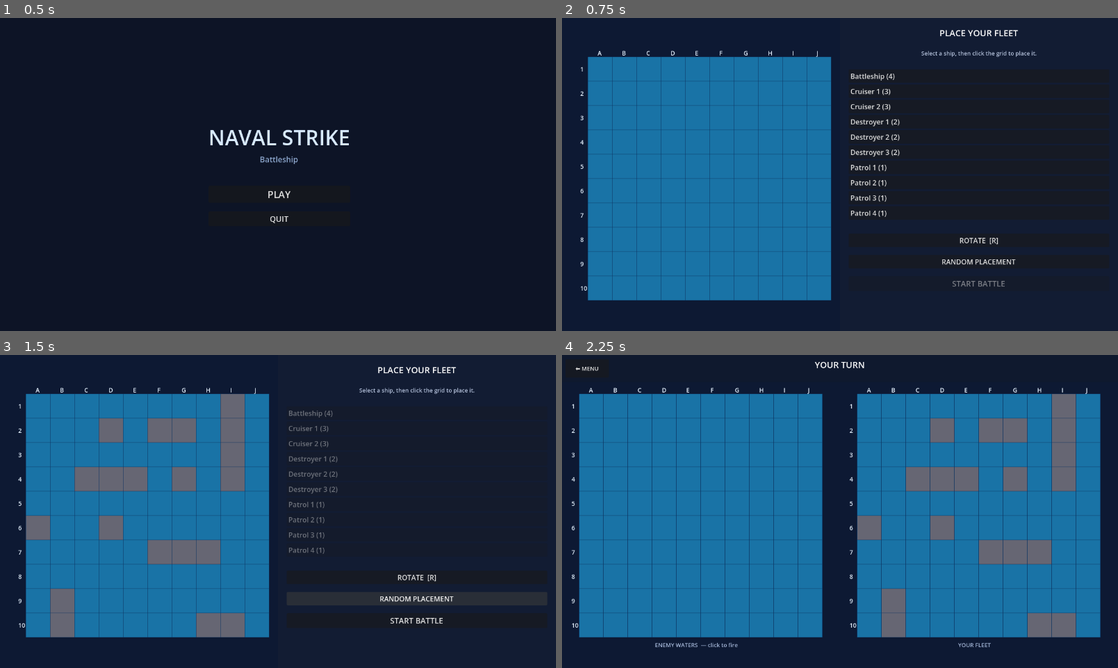
Above: before the commit, frames 1-4 (two rows, left to right).
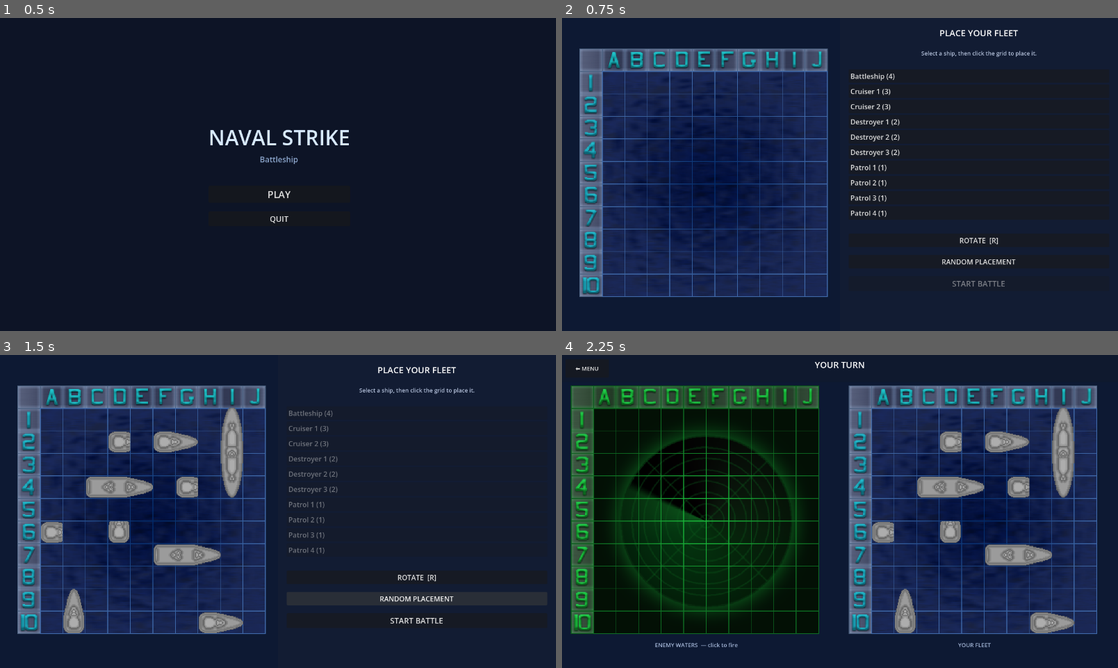
Above: after the commit, the same moments.

Repository: d1pg1/battleship
Game: Godot game, scene res://scenes/main_menu.tscn
The game is run twice, just before and just after one commit, with the same random seed, the same clock (stepped at 60 frames per second) and the same inputs.
Inputs:
- Up to frame 1 (0.5 s): no input
- Up to frame 2 (0.75 s): click "PLAY" at 0.5 s
- Up to frame 3 (1.5 s): click "RANDOM PLACEMENT" at 1.25 s
- Up to frame 4 (2.25 s): click "START BATTLE" at 2 s

Frame 1 is identical in both runs. In frame 2, 36% of the frame differs, in the area x 3-49%, y 9-91%; in frame 3, 35%; in frame 4, 72%, in the area x 1-97%, y 9-91%.

Commit message:
Added textures

Diff:
--- a/scripts/grid_display.gd
+++ b/scripts/grid_display.gd
@@ -5,34 +5,50 @@
 
 @export var interactive: bool = false
 @export var hide_ships: bool = false
-# Whether this display is the enemy grid (gates sunk reveal and turn-based interactivity)
 @export var is_enemy_grid: bool = false
 
 const GRID_SIZE := 10
-const CELL_SIZE := 56.0
-const LABEL_OFFSET := 20.0
+const CELL_SIZE := 52.0
+const LABEL_OFFSET := 52.0
 const GRID_ORIGIN := Vector2(LABEL_OFFSET, LABEL_OFFSET)
+const BOARD_TEXTURE_SIZE := CELL_SIZE * 11.0
+const TOKEN_SIZE := 34.0
 
-const COL_EMPTY   := Color(0.10, 0.45, 0.65, 1.0)
-const COL_SHIP    := Color(0.40, 0.40, 0.45, 1.0)
-const COL_HIT     := Color(0.85, 0.15, 0.10, 1.0)
-const COL_MISS    := Color(0.75, 0.80, 0.85, 0.85)
-const COL_SUNK    := Color(1.00, 0.50, 0.05, 1.0)
-const COL_GRID    := Color(0.05, 0.20, 0.38, 1.0)
-const COL_HOVER   := Color(1.00, 1.00, 1.00, 0.22)
-const COL_GHOST_OK  := Color(0.20, 1.00, 0.30, 0.45)
+const COL_SHIP := Color(0.40, 0.40, 0.45, 1.0)
+const COL_SUNK := Color(1.00, 0.50, 0.05, 1.0)
+const COL_HOVER := Color(1.00, 1.00, 1.00, 0.22)
+const COL_GHOST_OK := Color(0.20, 1.00, 0.30, 0.45)
 const COL_GHOST_BAD := Color(1.00, 0.10, 0.10, 0.45)
-const COL_LABEL   := Color(0.90, 0.95, 1.00, 1.0)
+
+const OCEAN_GRID_TEX := preload("res://assets/Naval Battle Assets/oceangrid_final.png")
+const RADAR_GRID_TEX := preload("res://assets/Naval Battle Assets/radargrid_final.png")
+const SHIP_SHEET_TEX := preload("res://assets/Naval Battle Assets/BattleShipSheet_final.png")
+const TOKENS_TEX := preload("res://assets/Naval Battle Assets/Tokens.png")
+
+const SHIP_REGIONS := {
+	"1_h": Rect2(245, 179, 30, 30),
+	"2_h": Rect2(245, 219, 60, 30),
+	"3_h": Rect2(245, 257, 90, 30),
+	"4_h": Rect2(245, 331, 120, 30),
+	"1_v": Rect2(1, 369, 30, 30),
+	"2_v": Rect2(36, 339, 30, 60),
+	"3_v": Rect2(74, 307, 30, 90),
+	"4_v": Rect2(148, 279, 30, 120),
+}
+
+const TOKEN_MISS_REGION := Rect2(64, 0, 32, 32)
+const TOKEN_HIT_REGION := Rect2(96, 0, 32, 32)
 
 var board_state: BoardState = null
 
 var _hover_cell := Vector2i(-1, -1)
 var _ghost_ship: ShipData = null
 var _revealed_ships: Array[ShipData] = []
-var _font: Font = null
+var _ship_sheet_tex: Texture2D = SHIP_SHEET_TEX
 
 func _ready() -> void:
-	_font = ThemeDB.fallback_font
+	texture_filter = CanvasItem.TEXTURE_FILTER_NEAREST
+	_ship_sheet_tex = _make_transparent_ship_sheet()
 	set_process(interactive)
 
 	GameManager.turn_changed.connect(_on_turn_changed)
@@ -44,69 +60,43 @@
 	if board_state == null:
 		return
 
-	var cols := "ABCDEFGHIJ"
+	var board_tex := RADAR_GRID_TEX if is_enemy_grid else OCEAN_GRID_TEX
+	draw_texture_rect(board_tex, Rect2(Vector2.ZERO, Vector2.ONE * BOARD_TEXTURE_SIZE), false)
 
-	# ── Column labels (A–J) ──────────────────────────────────────────────────
-	for c in range(GRID_SIZE):
-		var x := GRID_ORIGIN.x + c * CELL_SIZE + CELL_SIZE * 0.5
-		draw_string(_font, Vector2(x - 6, LABEL_OFFSET - 4), cols[c],
-				HORIZONTAL_ALIGNMENT_CENTER, -1, 14, COL_LABEL)
+	for data in board_state.ships:
+		if not hide_ships:
+			_draw_ship(data)
 
-	# ── Row labels (1–10) ────────────────────────────────────────────────────
-	for r in range(GRID_SIZE):
-		var y := GRID_ORIGIN.y + r * CELL_SIZE + CELL_SIZE * 0.5 + 5
-		draw_string(_font, Vector2(2, y), str(r + 1),
-				HORIZONTAL_ALIGNMENT_RIGHT, -1, 14, COL_LABEL)
+	for data in _revealed_ships:
+		_draw_ship(data, Color(1.0, 0.78, 0.45, 1.0))
 
-	# ── Cell fills ──────────────────────────────────────────────────────────
 	for row in range(GRID_SIZE):
 		for col in range(GRID_SIZE):
 			var cell := Vector2i(col, row)
 			var rect := Rect2(_cell_to_local(cell), Vector2.ONE * CELL_SIZE)
 			var cell_state: BoardState.Cell = board_state.get_cell(cell)
-			var colour: Color
 			match cell_state:
-				BoardState.Cell.EMPTY:
-					colour = COL_EMPTY
-				BoardState.Cell.SHIP:
-					colour = COL_EMPTY if hide_ships else COL_SHIP
 				BoardState.Cell.HIT:
-					colour = COL_HIT
+					_draw_token(TOKEN_HIT_REGION, rect)
 				BoardState.Cell.MISS:
-					colour = COL_MISS
+					_draw_token(TOKEN_MISS_REGION, rect)
 				_:
-					colour = COL_EMPTY
-			draw_rect(rect, colour, true)
+					pass
 
-	# ── Sunk ship reveal ─────────────────────────────────────────────────────
 	for data in _revealed_ships:
-		for cell in data.cells():
-			var rect := Rect2(_cell_to_local(cell), Vector2.ONE * CELL_SIZE)
-			draw_rect(rect, COL_SUNK, true)
-		# Draw outline around full ship footprint
 		var first_local := _cell_to_local(data.cells()[0])
 		var last_cell := data.cells()[-1]
 		var last_end := _cell_to_local(last_cell) + Vector2.ONE * CELL_SIZE
-		draw_rect(Rect2(first_local, last_end - first_local), Color.WHITE, false, 2.0)
+		draw_rect(Rect2(first_local, last_end - first_local), COL_SUNK, false, 2.0)
 
-	# ── Ghost ship preview ───────────────────────────────────────────────────
 	if _ghost_ship != null:
 		var is_valid := GameManager.can_place(_ghost_ship)
 		var ghost_col := COL_GHOST_OK if is_valid else COL_GHOST_BAD
 		for cell in _ghost_ship.cells():
 			if _in_bounds(cell):
 				draw_rect(Rect2(_cell_to_local(cell), Vector2.ONE * CELL_SIZE), ghost_col, true)
+		_draw_ship(_ghost_ship, Color(1.0, 1.0, 1.0, 0.55))
 
-	# ── Grid lines ───────────────────────────────────────────────────────────
-	for i in range(GRID_SIZE + 1):
-		var x := GRID_ORIGIN.x + i * CELL_SIZE
-		draw_line(Vector2(x, GRID_ORIGIN.y),
-				Vector2(x, GRID_ORIGIN.y + GRID_SIZE * CELL_SIZE), COL_GRID, 1.0)
-		var y := GRID_ORIGIN.y + i * CELL_SIZE
-		draw_line(Vector2(GRID_ORIGIN.x, y),
-				Vector2(GRID_ORIGIN.x + GRID_SIZE * CELL_SIZE, y), COL_GRID, 1.0)
-
-	# ── Hover highlight ──────────────────────────────────────────────────────
 	if interactive and _in_bounds(_hover_cell):
 		if board_state != null and not board_state.is_already_fired(_hover_cell):
 			draw_rect(Rect2(_cell_to_local(_hover_cell), Vector2.ONE * CELL_SIZE), COL_HOVER, true)
@@ -129,16 +119,12 @@
 			if _in_bounds(cell) and board_state != null and not board_state.is_already_fired(cell):
 				cell_tapped.emit(cell)
 
-# ── Public API ───────────────────────────────────────────────────────────────
-
 func refresh() -> void:
 	queue_redraw()
 
 func set_ghost(data: ShipData) -> void:
 	_ghost_ship = data
 	queue_redraw()
-
-# ── Signal handlers ──────────────────────────────────────────────────────────
 
 func _on_turn_changed(new_state: GameManager.State) -> void:
 	if is_enemy_grid:
@@ -159,14 +145,51 @@
 func _on_shot_fired(_cell: Vector2i, _result: Dictionary) -> void:
 	queue_redraw()
 
-# ── Helpers ──────────────────────────────────────────────────────────────────
-
 func _cell_to_local(cell: Vector2i) -> Vector2:
 	return GRID_ORIGIN + Vector2(cell) * CELL_SIZE
 
 func _world_to_cell(world_pos: Vector2) -> Vector2i:
 	var local := to_local(world_pos) - GRID_ORIGIN
-	return Vector2i(int(local.x / CELL_SIZE), int(local.y / CELL_SIZE))
+	return Vector2i(floori(local.x / CELL_SIZE), floori(local.y / CELL_SIZE))
 
 func _in_bounds(cell: Vector2i) -> bool:
 	return cell.x >= 0 and cell.x < GRID_SIZE and cell.y >= 0 and cell.y < GRID_SIZE
+
+func _draw_token(source: Rect2, cell_rect: Rect2) -> void:
+	var offset := (CELL_SIZE - TOKEN_SIZE) * 0.5
+	var dest := Rect2(cell_rect.position + Vector2.ONE * offset, Vector2.ONE * TOKEN_SIZE)
+	draw_texture_rect_region(TOKENS_TEX, dest, source)
+
+func _draw_ship(data: ShipData, tint: Color = Color.WHITE) -> void:
+	var key := "%d_%s" % [data.size, "h" if data.horizontal else "v"]
+	if not SHIP_REGIONS.has(key):
+		for cell in data.cells():
+			if _in_bounds(cell):
+				draw_rect(Rect2(_cell_to_local(cell), Vector2.ONE * CELL_SIZE), COL_SHIP, true)
+		return
+
+	var dest_size := Vector2(
+			CELL_SIZE * (data.size if data.horizontal else 1),
+			CELL_SIZE * (1 if data.horizontal else data.size))
+	var dest := Rect2(_cell_to_local(data.origin), dest_size)
+	draw_texture_rect_region(_ship_sheet_tex, dest, SHIP_REGIONS[key], tint)
+
+func _make_transparent_ship_sheet() -> Texture2D:
+	var image := SHIP_SHEET_TEX.get_image()
+	if image == null:
+		return SHIP_SHEET_TEX
+	if _has_transparency(image):
+		return SHIP_SHEET_TEX
+	for y in range(image.get_height()):
+		for x in range(image.get_width()):
+			var pixel := image.get_pixel(x, y)
+			if pixel.r > 0.96 and pixel.g > 0.96 and pixel.b > 0.96:
+				image.set_pixel(x, y, Color(pixel.r, pixel.g, pixel.b, 0.0))
+	return ImageTexture.create_from_image(image)
+
+func _has_transparency(image: Image) -> bool:
+	for y in range(image.get_height()):
+		for x in range(image.get_width()):
+			if image.get_pixel(x, y).a < 0.99:
+				return true
+	return false
Binary file added: assets/Naval Battle Assets/BattleShipSheet_final.png
Not shown, added: assets/Naval Battle Assets/BattleShipSheet_final.png.import
Not shown, added: assets/Naval Battle Assets/NavalBattle - ReadMe.txt
Binary file added: assets/Naval Battle Assets/Non-Transparent/BattleShipSheet_final_Non-transparent.png
Not shown, added: assets/Naval Battle Assets/Non-Transparent/BattleShipSheet_final_Non-transparent.png.import
Binary file added: assets/Naval Battle Assets/Non-Transparent/tokens_non-transparent.png
Not shown, added: assets/Naval Battle Assets/Non-Transparent/tokens_non-transparent.png.import
Binary file added: assets/Naval Battle Assets/Printable/PaperBattleShipGridandShips.png
Not shown, added: assets/Naval Battle Assets/Printable/PaperBattleShipGridandShips.png.import
Binary file added: assets/Naval Battle Assets/Printable/PaperBattleShipTokens.png
Not shown, added: assets/Naval Battle Assets/Printable/PaperBattleShipTokens.png.import
Binary file added: assets/Naval Battle Assets/Scraps/metalic_panel.png
(and 11 more such lines)
